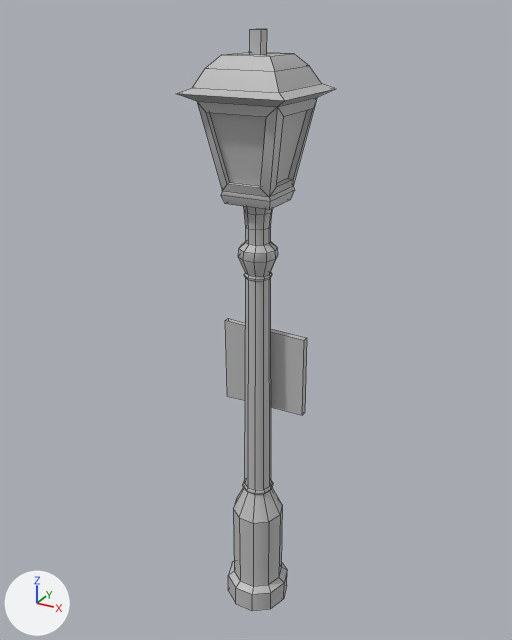
Renders of the FBX model Source/Art/Industrial/StreetLight02.fbx from each side of a commit.
Camera for both pictures: a 50 mm lens placed at (4.58, -8.4, 9.34), pointed at (-0.13, 0.18, 5.06). The axes (+X, +Y, +Z) are drawn at lower left. The lights are the same throughout. Mesh edges are drawn as thin lines. Where no turn or scale is listed for an object, it has been applied to the vertices.

Objects in the first picture: 'StreetLight02'.
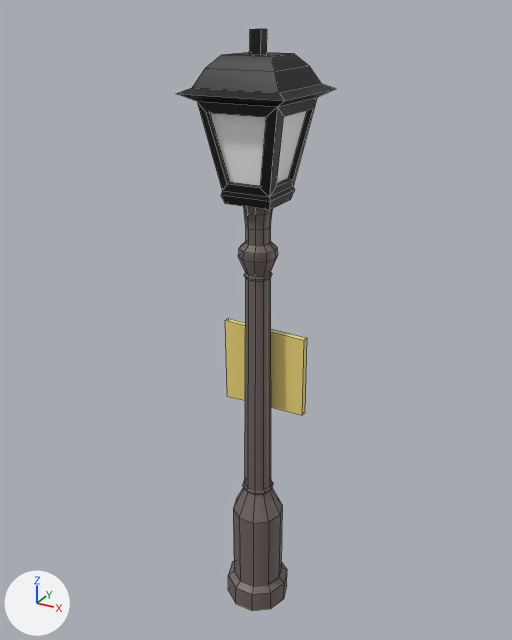
Boxes (x1, y1, x2, y2) around the edits, measured in the pictures (512 x 640 px):
```json
{"part": 1, "of": "me_mesh", "change": "recoloured", "before": [210, 110, 307, 186], "after": [210, 110, 307, 186]}
{"part": 2, "of": "me_mesh", "change": "recoloured", "before": [176, 29, 335, 210], "after": [176, 29, 335, 210]}
{"part": 3, "of": "me_mesh", "change": "recoloured", "before": [238, 206, 278, 282], "after": [238, 206, 278, 282]}
{"part": 4, "of": "me_mesh", "change": "recoloured", "before": [228, 480, 287, 611], "after": [228, 480, 287, 611]}
{"part": 5, "of": "me_mesh", "change": "recoloured", "before": [245, 278, 271, 490], "after": [245, 278, 271, 490]}
{"part": 6, "of": "me_mesh", "change": "recoloured", "before": [225, 318, 307, 415], "after": [225, 318, 307, 415], "on screen": "grey to yellow"}
```

Scene script edits in JSON lines:
```json
{"op": "add", "block": "mat_lambert_black", "code": ["mat_lambert_black = principled_material('lambert_black')", "mat_lambert_black.base_color = (0.001, 0.001, 0.001)  # black #030303"]}
{"op": "add", "block": "mat_lambert_brown", "code": ["mat_lambert_brown = principled_material('lambert_brown')", "mat_lambert_brown.base_color = (0.161, 0.128, 0.119)  # grey #706461"]}
{"op": "add", "block": "mat_lambert_yellow", "code": ["mat_lambert_yellow = principled_material('lambert_yellow')", "mat_lambert_yellow.base_color = (0.919, 0.729, 0.21)  # yellow #f6de7e"]}
{"op": "add", "block": "mat_lambert_white", "code": ["mat_lambert_white = principled_material('lambert_white')", "mat_lambert_white.base_color = (1.0, 1.0, 1.0)  # white #ffffff"]}
{"block": "me_mesh", "where": "me_mesh.from_pydata(...)  # 241 vertices, 236 faces; spans x -0.76..0.76, y -0.76..0.76, z 0.0..9.11"}
{"block": "me_mesh", "where": "# used by ob_streetlight02; location = (0.0, 0.0, 0.0)"}
{"block": "me_mesh", "change": "me_mesh part 1: all 4 faces centred in x -0.42..0.42, y -0.42..0.42, z 7.69 switch from mat_lambert8 (grey #bcbcbc) to mat_lambert_white (white #ffffff)"}
{"block": "me_mesh", "change": "me_mesh part 2: 66 of the faces centred in x -0.69..0.69, y -0.69..0.69, z 6.92..9.11 switch from mat_lambert8 (grey #bcbcbc) to mat_lambert_black (black #030303)"}
{"block": "me_mesh", "change": "me_mesh part 3: all 80 faces centred in x -0.25..0.25, y -0.26..0.26, z 5.84..6.91 switch from mat_lambert8 (grey #bcbcbc) to mat_lambert_brown (grey #706461)"}
{"block": "me_mesh", "change": "me_mesh part 4: all 70 faces centred in x -0.47..0.47, y -0.49..0.49, z 0.0..2.24 switch from mat_lambert8 (grey #bcbcbc) to mat_lambert_brown (grey #706461)"}
{"block": "me_mesh", "change": "me_mesh part 5: all 10 faces centred in x -0.18..0.18, y -0.19..0.19, z 4.04 switch from mat_lambert8 (grey #bcbcbc) to mat_lambert_brown (grey #706461)"}
{"block": "me_mesh", "change": "me_mesh part 6: all 6 faces that had it switch from mat_lambert1 (grey #bcbcbc) to mat_lambert_yellow (yellow #f6de7e)"}
```
